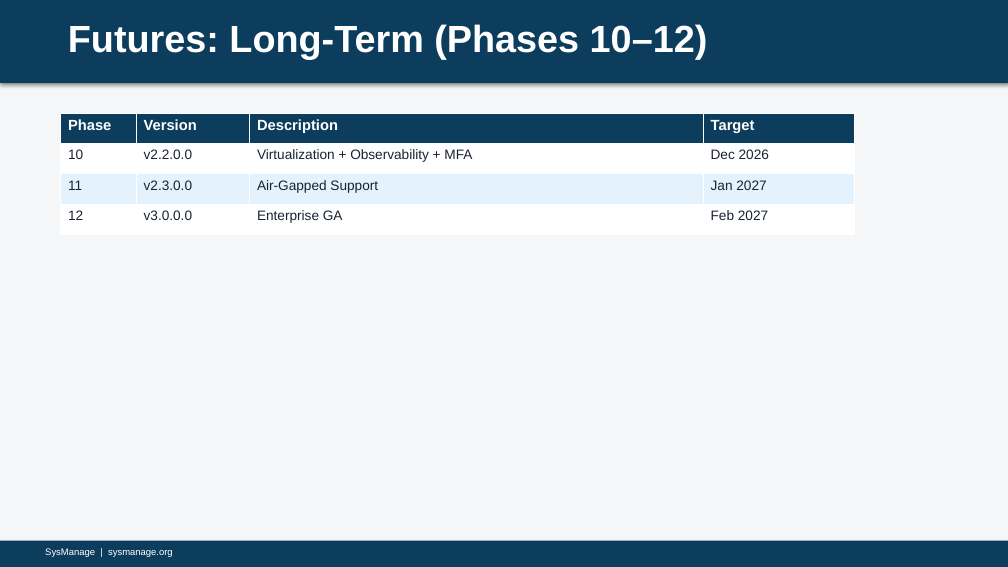
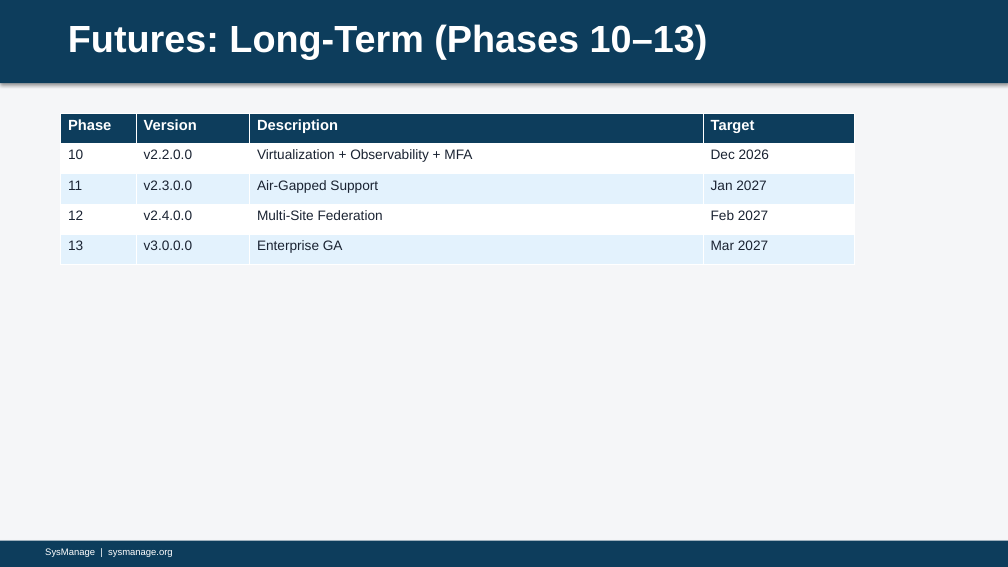
Before and after one commit to bceverly/sysmanage-docs, a slide deck: slide 29 of Presentations/SysManage.pptx. Drawn at 1008x567 pixels with LibreOffice and Linux fonts; fonts in the diff are those of the drawing. Boxes give left, top, right and bottom in pixels: in the first picture for what was removed or moved away, otherwise in the second. Text is boxed around its words. In the diff, an @@ line names an element or a change of style, - is before the commit and + after.

```diff
--- a/Presentations/SysManage.pptx
+++ b/Presentations/SysManage.pptx
@@ text at [68, 24, 708, 60]: text changed @@
-Futures: Long-Term (Phases 10–12)
+Futures: Long-Term (Phases 10–13)
@@ table at [60, 113, 854, 265] @@
-row 4: 12 | v3.0.0.0 | Enterprise GA | Feb 2027
+row 4: 12 | v2.4.0.0 | Multi-Site Federation | Feb 2027
+row 5: 13 | v3.0.0.0 | Enterprise GA | Mar 2027
```
Also in this commit, not shown: 1 other slide changed, 20 other files.
